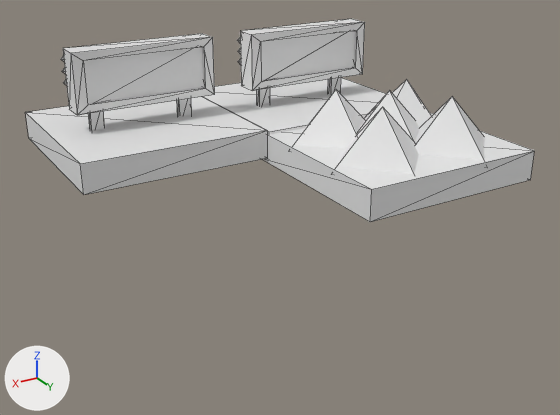
Before and after pictures for a commit that changed the OBJ model static/models/0000_1110.obj.
Before and after are seen from a 50 mm lens placed at (1.038, 1.797, 0.737), pointed at (-0.028, 0.021, -0.151). The axes (+X, +Y, +Z) are drawn at lower left. The lights are the same throughout. Mesh edges are drawn as thin lines. Materials are left out; every surface is plain grey. Where no turn or scale is listed for an object, it has been applied to the vertices. Vertices at the same position are counted once.

The scene before the commit, as lines of its bpy script (objects in view):
```python
me_0000_1110 = bpy.data.meshes.new('0000_1110')
me_0000_1110.from_pydata(...)  # 225 vertices, 336 faces; spans x -0.535..0.533, y -0.526..0.483, z -0.012..0.309
me_0000_1110.materials.append(mat_logo1)
me_0000_1110.materials.append(mat_rubbish)
me_0000_1110.materials.append(mat_blage)
me_0000_1110.materials.append(mat_changfen)
me_0000_1110.materials.append(mat_topring)
me_0000_1110.materials.append(mat_pink)
me_0000_1110.materials.append(mat_kongtiao)
me_0000_1110.materials.append(mat_red)
me_0000_1110.materials.append(mat_zhaopai)
ob_0000_1110 = bpy.data.objects.new('0000_1110', me_0000_1110)
ob_0000_1110.location = (0.0, 0.0, 0.0)
```
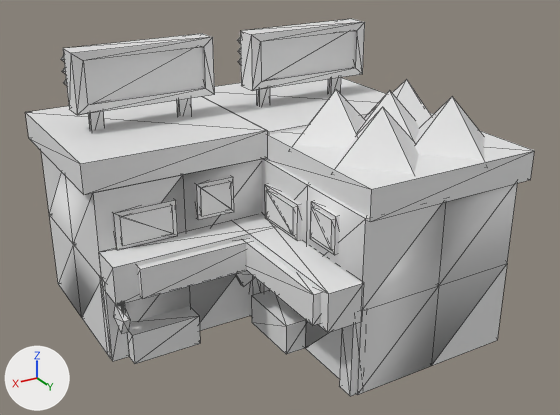
The newer file is also turned or shifted as a whole; pictures and numbers use the older file's frame.

What the commit changed:
me_0000_1110 is used by ob_0000_1110; location (0.0, 0.0, 0.0).
me_0000_1110 had 225 vertices, 336 faces and spanned x -0.535..0.533, y -0.526..0.483, z -0.012..0.309.
me_0000_1110 now has 471 vertices, 808 faces and spans x -0.535..0.533, y -0.526..0.483, z -0.505..0.309.
me_0000_1110 part 1: a new loose piece, a box spanning x 0.049..0.132, y 0.042..0.442, z -0.274..-0.188.
me_0000_1110 part 2: a new loose piece, a box spanning x -0.006..0.027, y 0.036..0.182, z -0.163..-0.08.
me_0000_1110 part 3: a new loose piece, a box spanning x -0.011..0.023, y 0.022..0.196, z -0.174..-0.069.
me_0000_1110 part 4: a new loose piece, a box spanning x -0.011..0.023, y 0.259..0.371, z -0.141..-0.036.
me_0000_1110 part 5: a new loose piece, a box spanning x -0.006..0.027, y 0.268..0.362, z -0.13..-0.047.
me_0000_1110 part 6: a new loose piece, a box spanning x -0.002..0.075, y 0.025..0.224, z -0.503..-0.41.
me_0000_1110 part 7: a new loose piece, a box spanning x 0.008..0.111, y -0.023..0.476, z -0.283..-0.175.
me_0000_1110 part 8: a new loose piece, a box spanning x 0.038..0.438, y 0.022..0.105, z -0.276..-0.189.
me_0000_1110 part 9: a new loose piece, a box spanning x 0.298..0.444, y -0.033..0.0, z -0.164..-0.082.
me_0000_1110 part 10: a new loose piece, a box spanning x 0.284..0.458, y -0.038..-0.004, z -0.175..-0.071.
me_0000_1110 part 11: a new loose piece, a box spanning x 0.109..0.221, y -0.038..-0.004, z -0.142..-0.038.
me_0000_1110 part 12: a new loose piece, a box spanning x 0.119..0.212, y -0.033..0.0, z -0.131..-0.049.
me_0000_1110 part 13: a new loose piece, a box spanning x 0.256..0.455, y -0.029..0.048, z -0.504..-0.412.
me_0000_1110 part 14: a new loose piece, a box spanning x 0.004..0.503, y -0.019..0.084, z -0.284..-0.176.
Part 15, on me_0000_1110:
68 vertices are added at x -0.488..0.504, y -0.515..0.476, z -0.505..-0.269.
26 new vertices lie (0.0, 0.0, 0.25) away from vertices in x -0.488..0.504, y -0.515..0.476, z -0.505..-0.503.
18 new vertices lie (0.0, 0.0, 0.25) away from vertices in x -0.488..0.504, y -0.515..0.476, z -0.255..-0.253.
14 new vertices lie (0.003, 0.004, 0.0) away from vertices in x 0.059..0.481, y -0.004..0.062, z -0.345..-0.269.
8 new vertices lie (0.0, 0.0, 0.189) away from vertices in x -0.01..0.454, y -0.037..0.422, z -0.505..-0.503.
304 new faces join them.

Boxes (x1, y1, x2, y2) around the edits, measured in the pictures (560 x 415 px):
'0000_1110', reshaped (85% taller): before (25, 19, 535, 222); after (25, 19, 535, 396)
part 1 of me_0000_1110, added: after (242, 238, 321, 326)
part 2 of me_0000_1110, added: after (266, 190, 295, 236)
part 3 of me_0000_1110, added: after (265, 184, 301, 241)
part 4 of me_0000_1110, added: after (310, 201, 339, 255)
part 5 of me_0000_1110, added: after (311, 207, 334, 250)
part 6 of me_0000_1110, added: after (251, 290, 305, 354)
part 7 of me_0000_1110, added: after (232, 214, 364, 333)
part 8 of me_0000_1110, added: after (137, 240, 247, 299)
part 9 of me_0000_1110, added: after (120, 205, 174, 246)
part 10 of me_0000_1110, added: after (113, 199, 178, 250)
part 11 of me_0000_1110, added: after (195, 176, 234, 220)
part 12 of me_0000_1110, added: after (200, 181, 232, 216)
part 13 of me_0000_1110, added: after (127, 306, 200, 364)
part 14 of me_0000_1110, added: after (100, 221, 249, 305)
part 15 of me_0000_1110, added: after (41, 151, 518, 396)
